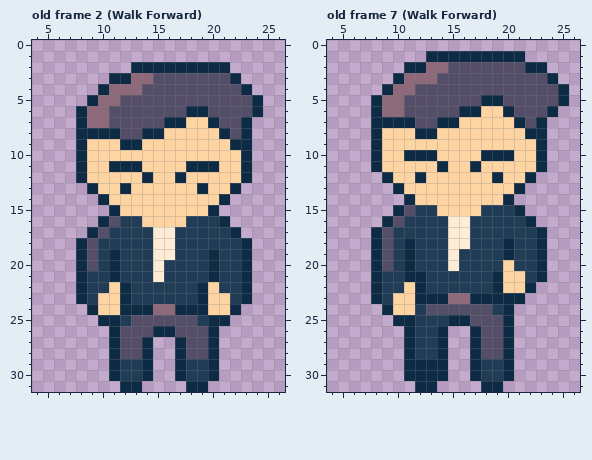
Edited in one commit: pixel-art file (assets/Mafia_Goonie.aseprite). Above, as it was before the edit.
32x32 pixels, 19 frames. Shown: old frame 2 (Walk Forward): x 4..26, y 0..31; old frame 7 (Walk Forward): x 4..26, y 0..31. The commit also changed other frames, which this record leaves out.
And afterwards:
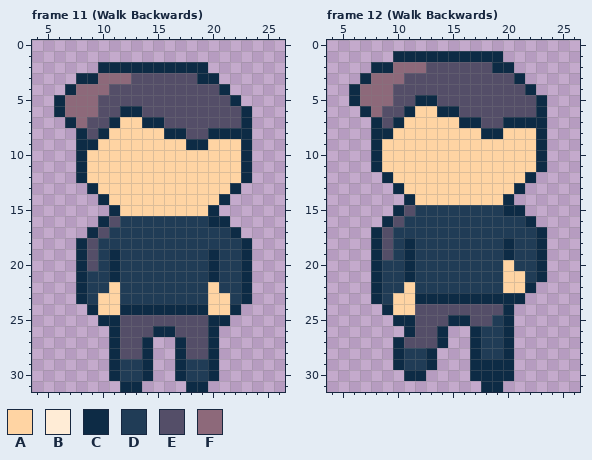
Palette (. is transparent): A #ffd4a3  B #ffecd6  C #0d2b45  D #203c56  E #544e68  F #8d697a
A new or re-ordered frame is compared with the old frame closest to it.
Edits made:
frames 19 -> 25
Frame 11 (Walk Backwards) is new; against old frame 2 (Walk Forward):
y 2: x 10..12 ... -> CCC; x 20..21 CC -> ..
y 3: x 8..14 ...CCFF -> CCFFFEE; x 19..22 EEEC -> CC..
y 4: x 7..13 ...CFFF -> CFFFEEE; x 21..23 EEC -> C..
y 5: x 6..11 ...CFF -> CFFFEE; x 22..24 EEC -> C..
y 6: x 6..8 ..C -> CFF; x 10 F -> E; x 12..13 EE -> CC; x 18..19 CC -> EE; x 23..24 EC -> C.
y 7: x 7..20 .CFFEEEEECCAAC -> CFEECAACCEEEEE
y 8: x 9 C -> E; x 11..20 CEECCAAAAA -> AAAAACCEEC; x 22 E -> C
y 9: x 9 A -> C; x 12..13 CC -> AA; x 18..19 AA -> CC; x 22 C -> A
y 11: x 11..13 CCC -> AAA; x 18..20 CCC -> AAA
y 12: x 14 C -> A; x 17 C -> A
y 13: x 12 C -> A; x 19 C -> A
y 16: x 14..17 AAAA -> DDDD; x 20 D -> C
y 17..19: x 15..16 BB -> DD
y 20..21: x 15 B -> D
y 22..23: x 12 C -> D; x 19 C -> D
y 24: x 15..16 FF -> CC
y 25: x 12 D -> E; x 19 D -> E
Frame 12 (Walk Backwards) is new; against old frame 7 (Walk Forward):
y 1: x 10..12 ... -> CCC; x 20..21 CC -> ..
y 2: x 8..14 ...CCFF -> CCFFFEE; x 19..23 EEECC -> CC...
y 3: x 7..13 ...CFFF -> CFFFEEE; x 21..24 EEEC -> C...
y 4: x 6..11 ...CFF -> CFFFEE; x 22..25 EEEC -> C...
y 5: x 6..8 ..C -> CFF; x 10 F -> E; x 12..13 EE -> CC; x 18..19 CC -> EE; x 23..25 EEC -> C..
y 6: x 7..20 .CFFEEEEECCAAC -> CFEECAACCEEEEE; x 23..24 EC -> C.
y 7: x 9 C -> E; x 11..20 CEECCAAAAA -> AAAAACCEEC; x 22 E -> C
y 8: x 9 A -> C; x 12..13 CC -> AA; x 18..19 AA -> CC; x 22 C -> A
y 10: x 11..13 CCC -> AAA; x 18..20 CCC -> AAA
y 11: x 14 C -> A; x 17 C -> A
y 12: x 12 C -> A; x 19 C -> A
y 15: x 14..17 AAAA -> DDDD; x 20 D -> C
y 16..18: x 15..16 BB -> DD
y 19: x 15 B -> D
y 20: x 9 E -> D; x 15 B -> D
y 21..22: x 12 C -> D; x 19 C -> D
y 23: x 15..16 FF -> CC
y 24: x 12 D -> E; x 19 D -> E
y 25: x 12..14 DDD -> EEE; x 19 E -> D
y 26: x 12..13 DD -> EE; x 18..19 EE -> DD
y 27: x 10..13 .CDD -> CEEE; x 18..19 EE -> DD
y 28: x 10..11 .C -> CD; x 13..14 DC -> C.; x 18..19 EE -> DD
y 29: x 10..12 .CC -> CDD; x 14 C -> .; x 18..19 DD -> CC
y 30: x 13..14 CC -> ..; x 18..19 DD -> CC
y 31: x 12..13 CC -> ..
Where, in picture pixels (left, top, right, bottom), the same in both pictures:
changed: (54, 62, 263, 326)
changed: (349, 51, 569, 392)
